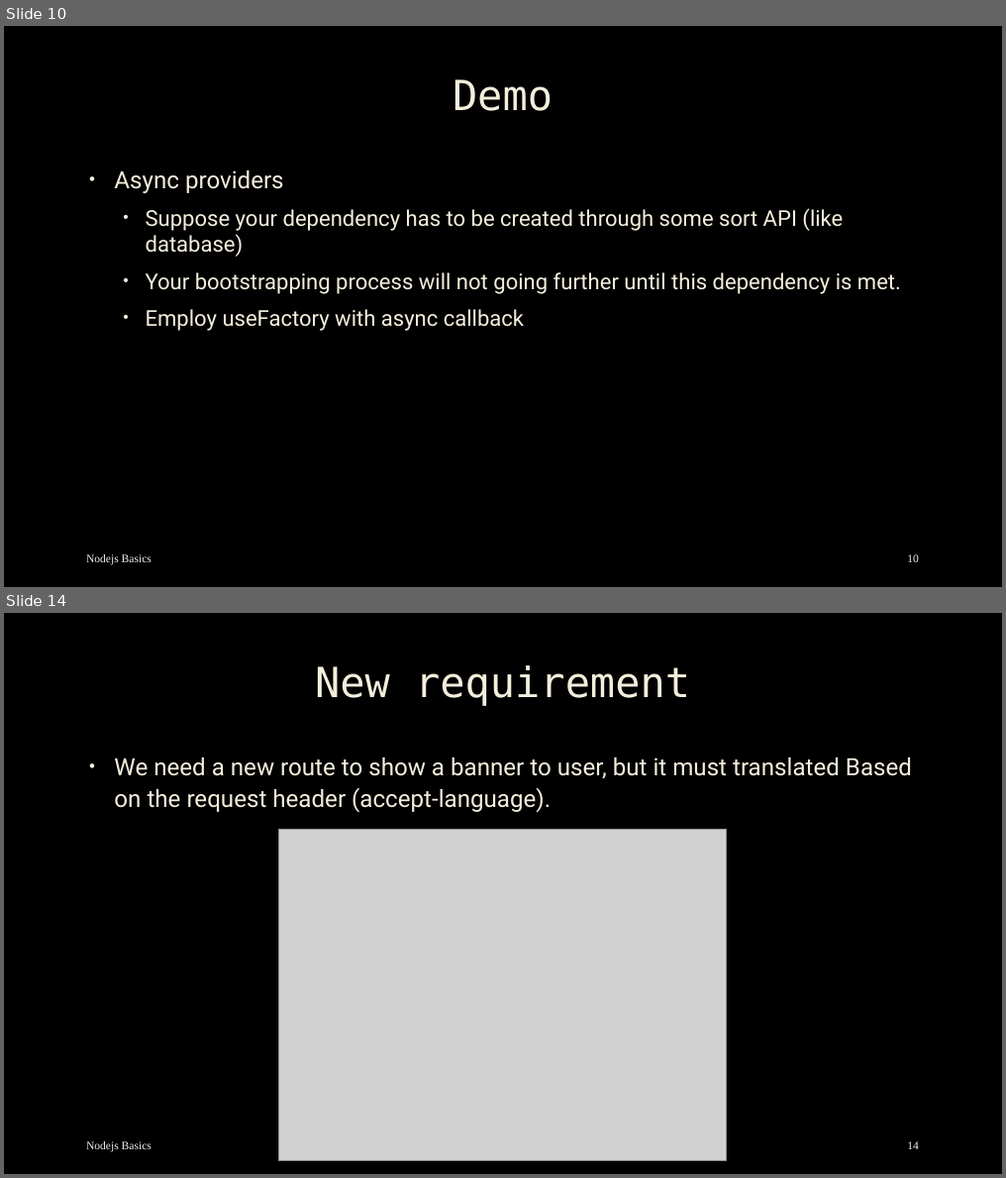
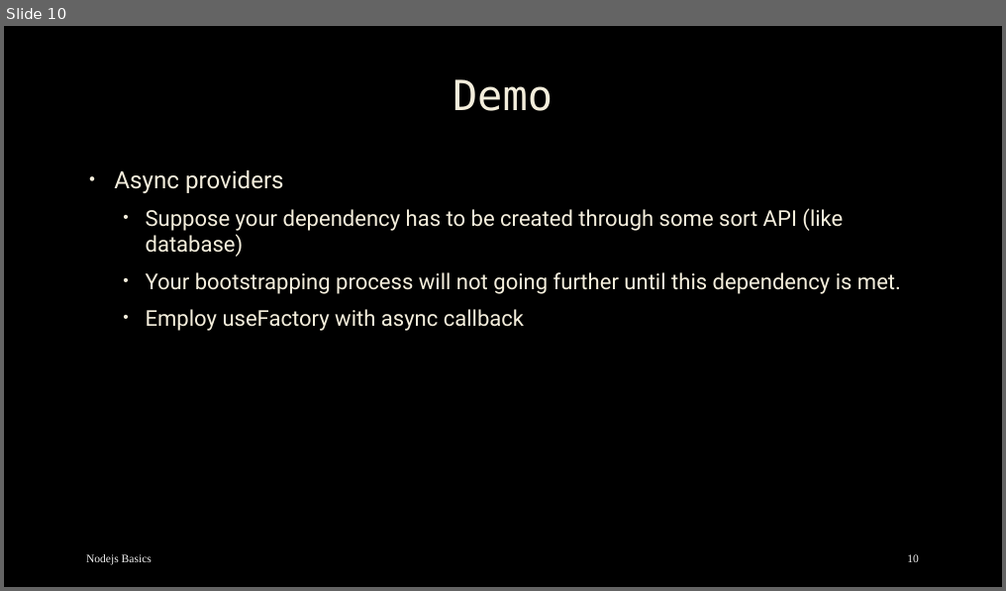
Before and after one commit to mostafa8026/nestjs-course, a slide deck: nestjs/nestjs-04.pptx. Shown one above the other, each under a label of ours: slides 10 and 14 before the commit, slide 10 after it; the slides between them are not shown. The pictures are 1006x1178 and 1006x591 pixels, drawn with LibreOffice and Linux fonts; fonts in the diff are those of the drawing; grey boxes stand for pictures; background and template pictures are left out. Boxes give left, top, right and bottom in pixels: in the first picture for what was removed or moved away, otherwise in the second. Text is boxed around its words. In the diff, an @@ line names an element or a change of style, - is before the commit and + after.

```diff
--- a/nestjs/nestjs-04.pptx
+++ b/nestjs/nestjs-04.pptx
@@ slide 14 removed at [4, 613, 1002, 1174], background picture (left out) @@
@@ title removed at [315, 665, 690, 706] @@
-New requirement
@@ text removed at [114, 758, 912, 813] @@
-• We need a new route to show a banner to user, but it must translated Based on the request header (accept-language).
@@ picture removed at [279, 830, 727, 1160] @@
@@ text removed at [86, 1142, 152, 1153] @@
-Nodejs Basics
@@ page number removed at [907, 1142, 919, 1150] @@
-14
```
Also in this commit, not shown: 2 slides changed, 4 other slides removed, 2 other files.
